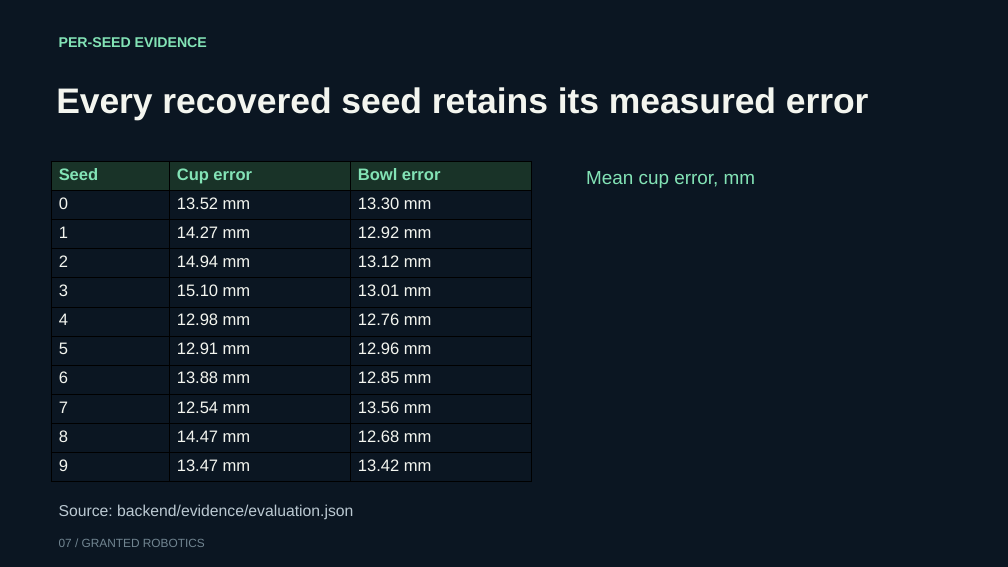
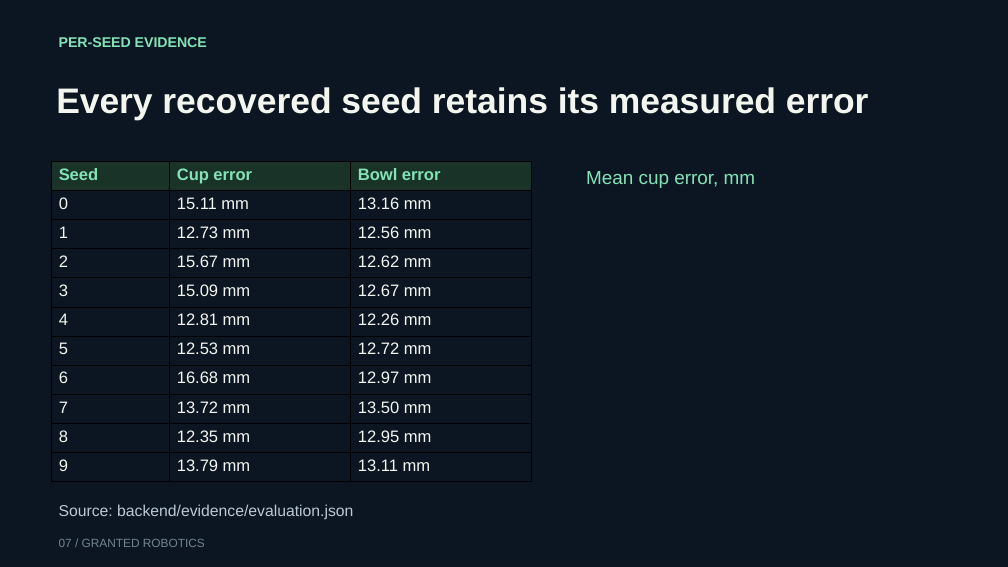
Before and after one commit to shi1720/AI-Infra-Summit-Hackathon, a slide deck: slide 7 of deliverables/granted-robotics-complete-presentation.pptx. Drawn at 1008x567 pixels with LibreOffice and Linux fonts; fonts in the diff are those of the drawing. Boxes give left, top, right and bottom in pixels: in the first picture for what was removed or moved away, otherwise in the second. Text is boxed around its words. In the diff, an @@ line names an element or a change of style, - is before the commit and + after.

```diff
--- a/deliverables/granted-robotics-complete-presentation.pptx
+++ b/deliverables/granted-robotics-complete-presentation.pptx
@@ table at [51, 162, 532, 482] @@
-row 2, column 2: 13.52 mm
+row 2, column 2: 15.11 mm
-row 2, column 3: 13.30 mm
+row 2, column 3: 13.16 mm
-row 3, column 2: 14.27 mm
+row 3, column 2: 12.73 mm
-row 3, column 3: 12.92 mm
+row 3, column 3: 12.56 mm
-row 4, column 2: 14.94 mm
+row 4, column 2: 15.67 mm
-row 4, column 3: 13.12 mm
+row 4, column 3: 12.62 mm
-row 5, column 2: 15.10 mm
+row 5, column 2: 15.09 mm
-row 5, column 3: 13.01 mm
+row 5, column 3: 12.67 mm
-row 6, column 2: 12.98 mm
+row 6, column 2: 12.81 mm
-row 6, column 3: 12.76 mm
+row 6, column 3: 12.26 mm
-row 7, column 2: 12.91 mm
+row 7, column 2: 12.53 mm
-row 7, column 3: 12.96 mm
+row 7, column 3: 12.72 mm
-row 8, column 2: 13.88 mm
+row 8, column 2: 16.68 mm
-row 8, column 3: 12.85 mm
+row 8, column 3: 12.97 mm
-row 9, column 2: 12.54 mm
+row 9, column 2: 13.72 mm
-row 9, column 3: 13.56 mm
+row 9, column 3: 13.50 mm
-row 10, column 2: 14.47 mm
+row 10, column 2: 12.35 mm
-row 10, column 3: 12.68 mm
+row 10, column 3: 12.95 mm
-row 11, column 2: 13.47 mm
+row 11, column 2: 13.79 mm
-row 11, column 3: 13.42 mm
+row 11, column 3: 13.11 mm
```
Also in this commit, not shown: 4 other slides changed, 28 other files.
